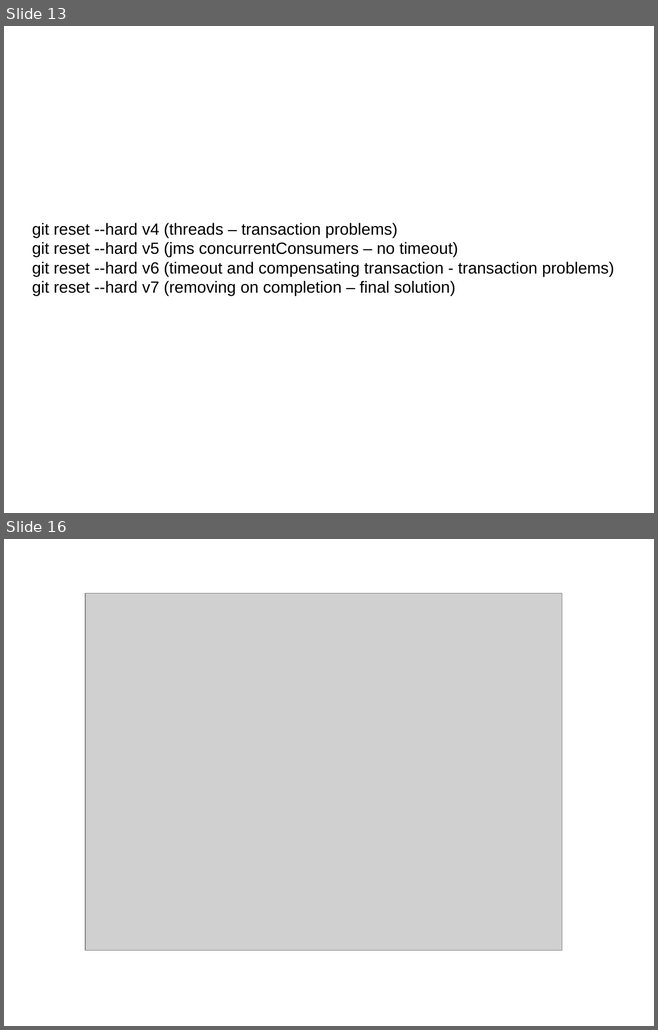
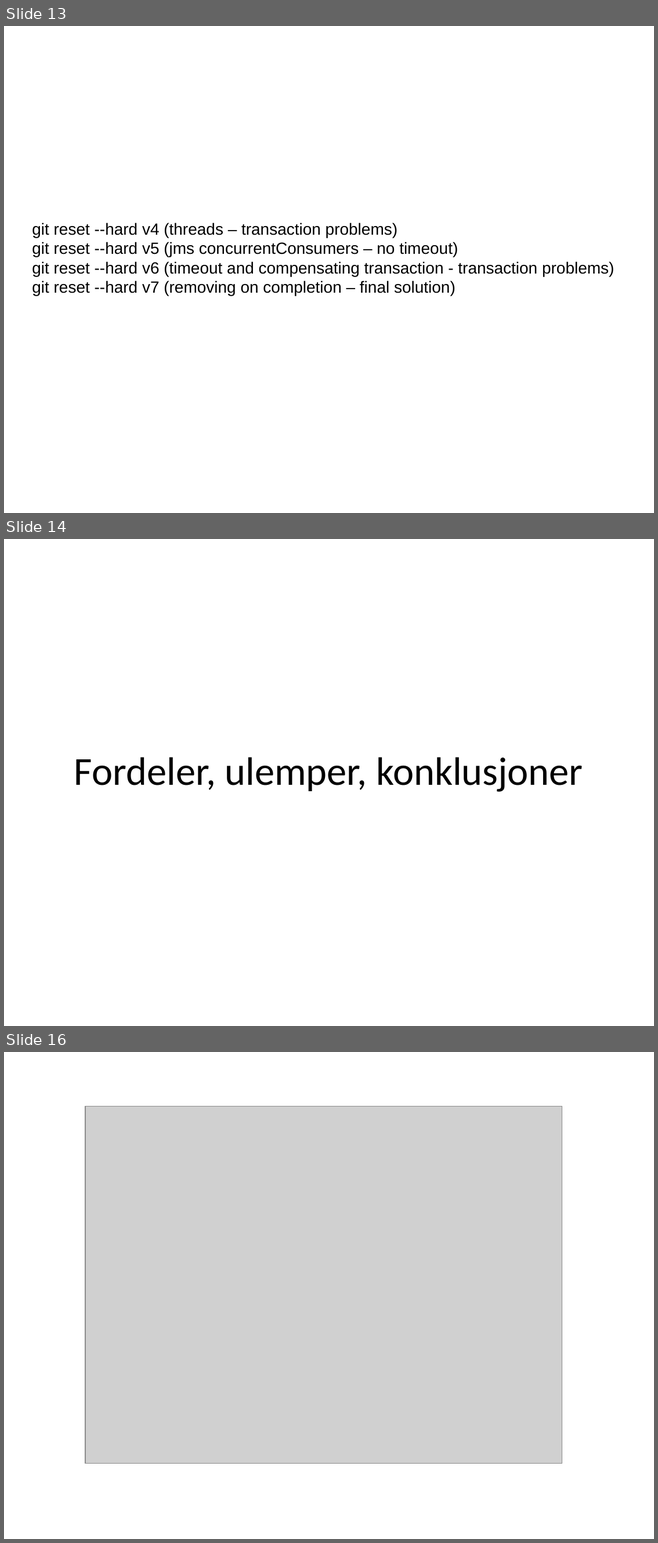
Before and after one commit to runepeter/camel-stuff, a slide deck: camel-spotting.pptx. Shown one above the other, each under a label of ours: slides 13 and 16 before the commit, slides 13, 14 and 16 after it; the slides between them are not shown. The pictures are 658x1030 and 658x1543 pixels, drawn with LibreOffice and Linux fonts; fonts in the diff are those of the drawing; grey boxes stand for pictures. Boxes give left, top, right and bottom in pixels: in the first picture for what was removed or moved away, otherwise in the second. Text is boxed around its words. In the diff, an @@ line names an element or a change of style, - is before the commit and + after.

```diff
--- a/camel-spotting.pptx
+++ b/camel-spotting.pptx
@@ slide 14 added at box(4, 539, 654, 1026), background #FFFFFF @@
@@ title added at box(74, 757, 582, 792), 44 pt, text #000000 @@
+Fordeler, ulemper, konklusjoner
```
Also in this commit, not shown: 2 slides changed, 3 other slides added, 2 slides removed.
